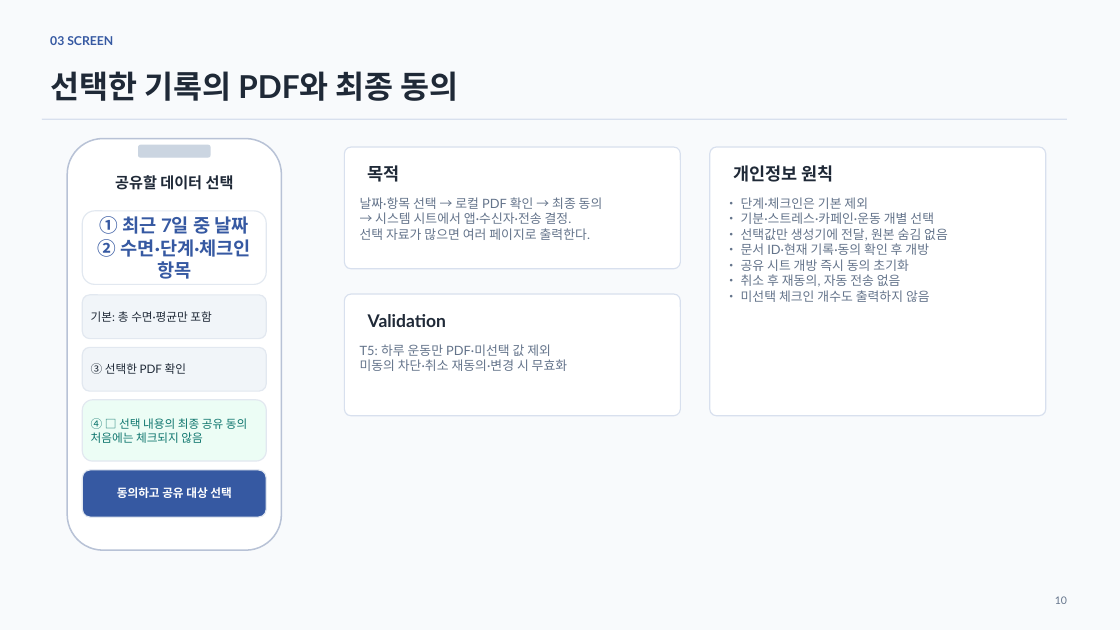
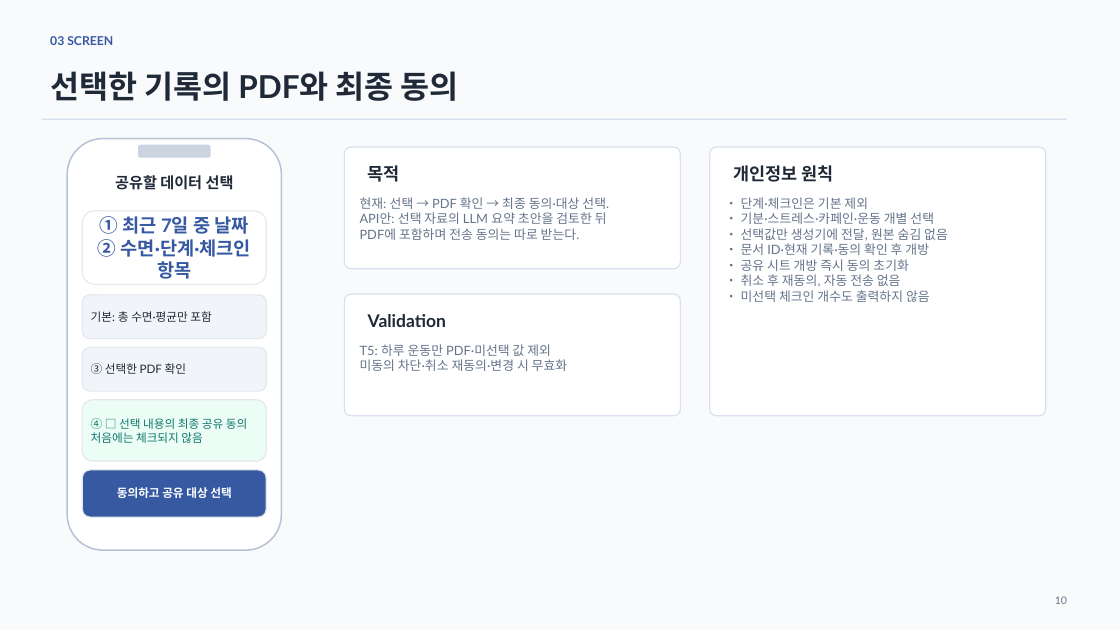
Before and after one commit to JinWoong-Jung/snorlax, a slide deck: slide 10 of 02_Jammanbo_UIUX.pptx. Drawn at 1120x630 pixels with LibreOffice and Linux fonts; fonts in the diff are those of the drawing. Boxes give left, top, right and bottom in pixels: in the first picture for what was removed or moved away, otherwise in the second. Text is boxed around its words. In the diff, an @@ line names an element or a change of style, - is before the commit and + after.

```diff
--- a/02_Jammanbo_UIUX.pptx
+++ b/02_Jammanbo_UIUX.pptx
@@ text at <box>360,197,609,240</box>: text changed @@
-날짜·항목 선택 → 로컬 PDF 확인 → 최종 동의
-→ 시스템 시트에서 앱·수신자·전송 결정.
-선택 자료가 많으면 여러 페이지로 출력한다.
+현재: 선택 → PDF 확인 → 최종 동의·대상 선택.
+API안: 선택 자료의 LLM 요약 초안을 검토한 뒤
+PDF에 포함하며 전송 동의는 따로 받는다.
```
Also in this commit, not shown: 8 other slides changed, 23 other files.
